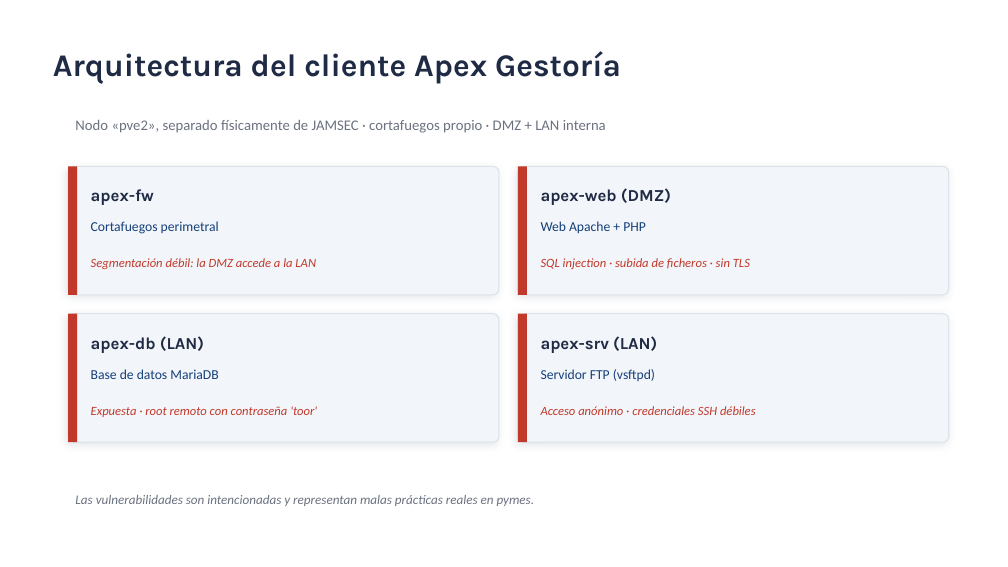
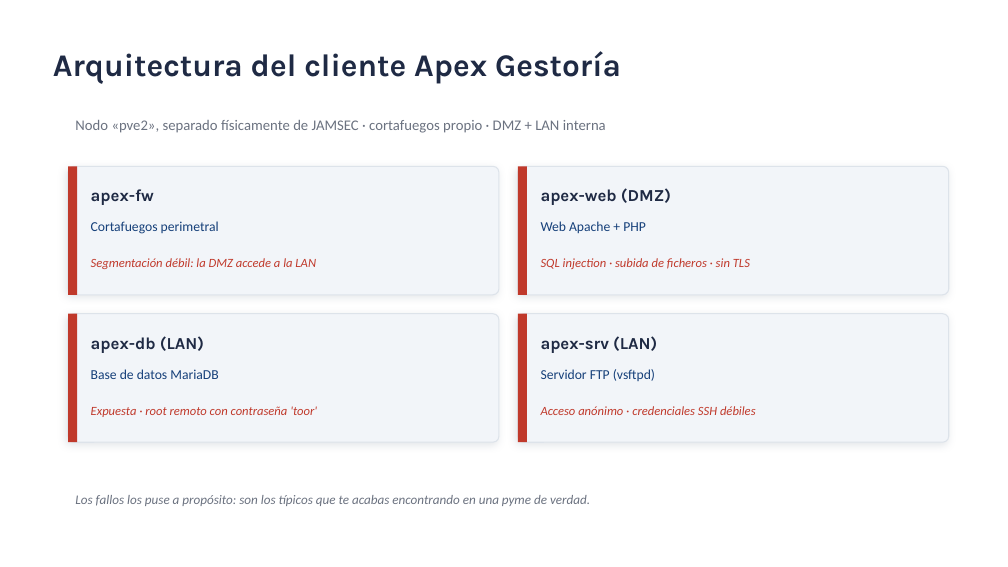
Before and after one commit to aleexsanchezz04/jamsec-proyecto-ciberseguridad, a slide deck: slide 8 of presentacion/JAMSEC_Presentacion.pptx. Drawn at 1008x567 pixels with LibreOffice and Linux fonts; fonts in the diff are those of the drawing. Boxes give left, top, right and bottom in pixels: in the first picture for what was removed or moved away, otherwise in the second. Text is boxed around its words. In the diff, an @@ line names an element or a change of style, - is before the commit and + after.

```diff
--- a/presentacion/JAMSEC_Presentacion.pptx
+++ b/presentacion/JAMSEC_Presentacion.pptx
@@ text at [75, 495, 590, 506]: text changed @@
-Las vulnerabilidades son intencionadas y representan malas prácticas reales en pymes.
+Los fallos los puse a propósito: son los típicos que te acabas encontrando en una pyme de verdad.
```
Also in this commit, not shown: 5 other slides changed, 10 other files.
